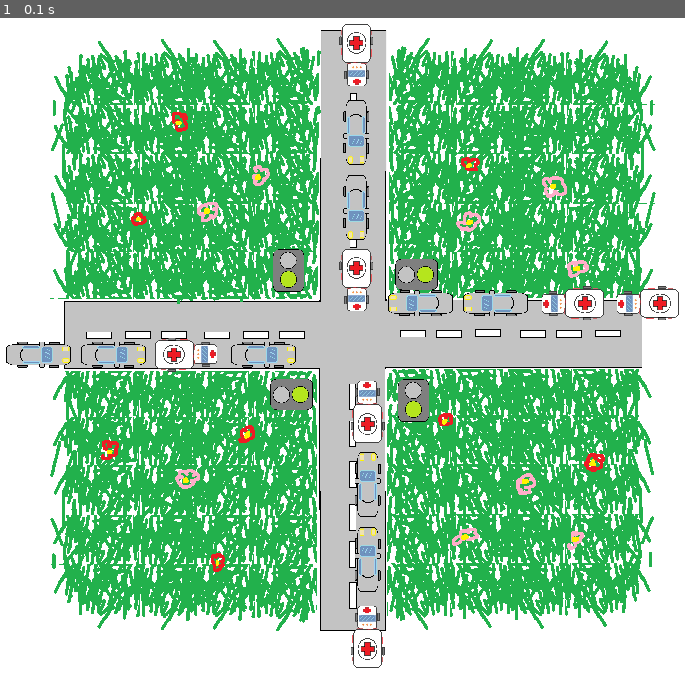
Above: before the commit, frame 1.
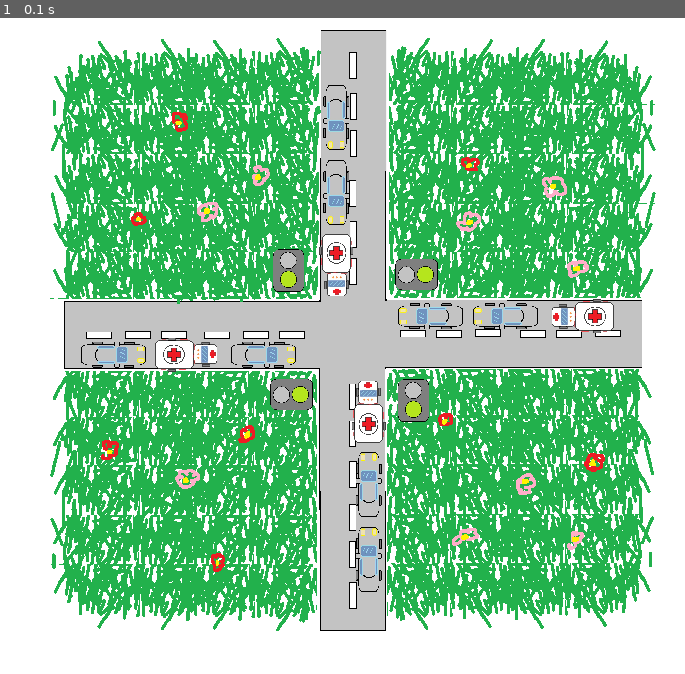
Above: after the commit, the same moment.

Repository: Vision295/ProjetPPC
Game: pygame game, started from display.py
Same seed, same stepped clock (60 frames per second), same inputs: the game is played once before the commit and once after it.
Inputs:
- Up to frame 1 (0.1 s): no input

The runs differ from the first frame. In frame 1, 3.7% of the frame differs, in the area x 0-100%, y 0-100%.

Commit message:
coordinator corrected + RI

Diff:
--- a/coordinator.py
+++ b/coordinator.py
@@ -4,6 +4,7 @@
 from multiprocessing.sharedctypes import Array, Value
 from random import shuffle
 from utils import *
+from time import sleep
 
 
 
@@ -22,16 +23,27 @@
                   for index, light in enumerate(self.lights_array):
                         if light and not self.queues[index].empty():
                               passageQueue.append(peek(self.queues[index]))
-                  if passageQueue:
-                        for i in self.getPassageOrder(passageQueue):
-                              if self.queues[get_direction(i[0])].get()[2] == "P":
-                                    self.priority_mode.value = False
+
+                  print("before : ", passageQueue)
+                  passageOrder = self.getPassageOrder(passageQueue)
+                  if passageOrder:
+                        next_to_go = passageOrder.pop(0)
+
+                        if self.queues[get_direction(next_to_go[0])].get()[2] == "P":
+                              self.priority_mode.value = False
+                        else:
+                              self.queues[get_direction(next_to_go[0])].get()
+
+                  print("after : ", passageQueue)
+                  sleep(0.25)
 
 
       def getPassageOrder(self, passageQueue:list[str]) -> list[str]:
             """gets a passage Queue and returns the same queue sorted"""
             if len(passageQueue) == 1 : return passageQueue
             elif len(passageQueue) == 2:
+                  if passageQueue[0] == "P": return passageQueue
+                  if passageQueue[1] == "P": return passageQueue[::-1]
                   # value is type Source + Destination + Priority for example : "NUN" for North Up Normal
                   for index, value in enumerate(passageQueue):
                         print(passageQueue)
@@ -47,3 +59,5 @@
                               if passageQueue[index+1] == 'L':    return [passageQueue[index+1], value]
                               if value[1] == 'U':                 return [value, passageQueue[index+1]]
                               if passageQueue[index+1] == 'U':    return [passageQueue[index+1], value]
+            else:
+                  return []
--- a/display.py
+++ b/display.py
@@ -89,14 +89,14 @@
 
                   self.vehicles_to_display = []
                   offsets = [
-                        (350, 375),
-                        (380, 293),
-                        (340, 245),
+                        (351, 375),
+                        (390, 306),
+                        (320, 230),
                         (220, 343)
                   ]
 
                   for index, value in enumerate(self.queues):
-                        for jndex, jvalue in enumerate(value[:4]):
+                        for jndex, jvalue in enumerate(value[:3]):
                               self.vehicles_to_display.append(
                                     {
                                           "pos": [offsets[index][0], offsets[index][1]],
--- a/vehicleGen.py
+++ b/vehicleGen.py
@@ -17,7 +17,7 @@
             self.queues = queues
             self.vehicle_priority_gen = priority
 
-            self.timeToWait = 20 if self.vehicle_priority_gen else 5
+            self.timeToWait = 10 if self.vehicle_priority_gen else 2
 
 
             self.lights_process = lights_process
@@ -53,4 +53,4 @@
                   )
                   queue = get_queue(self.vehicle['source'], self.queues)  # Select appropriate queue
                   queue.put(self.vehicle['source'] + self.vehicle['dest'] + self.vehicle["priority"])  # Add vehicle to queue
-                  sleep(random_sleep_time(self.timeToWait))
+                  sleep(self.timeToWait)
